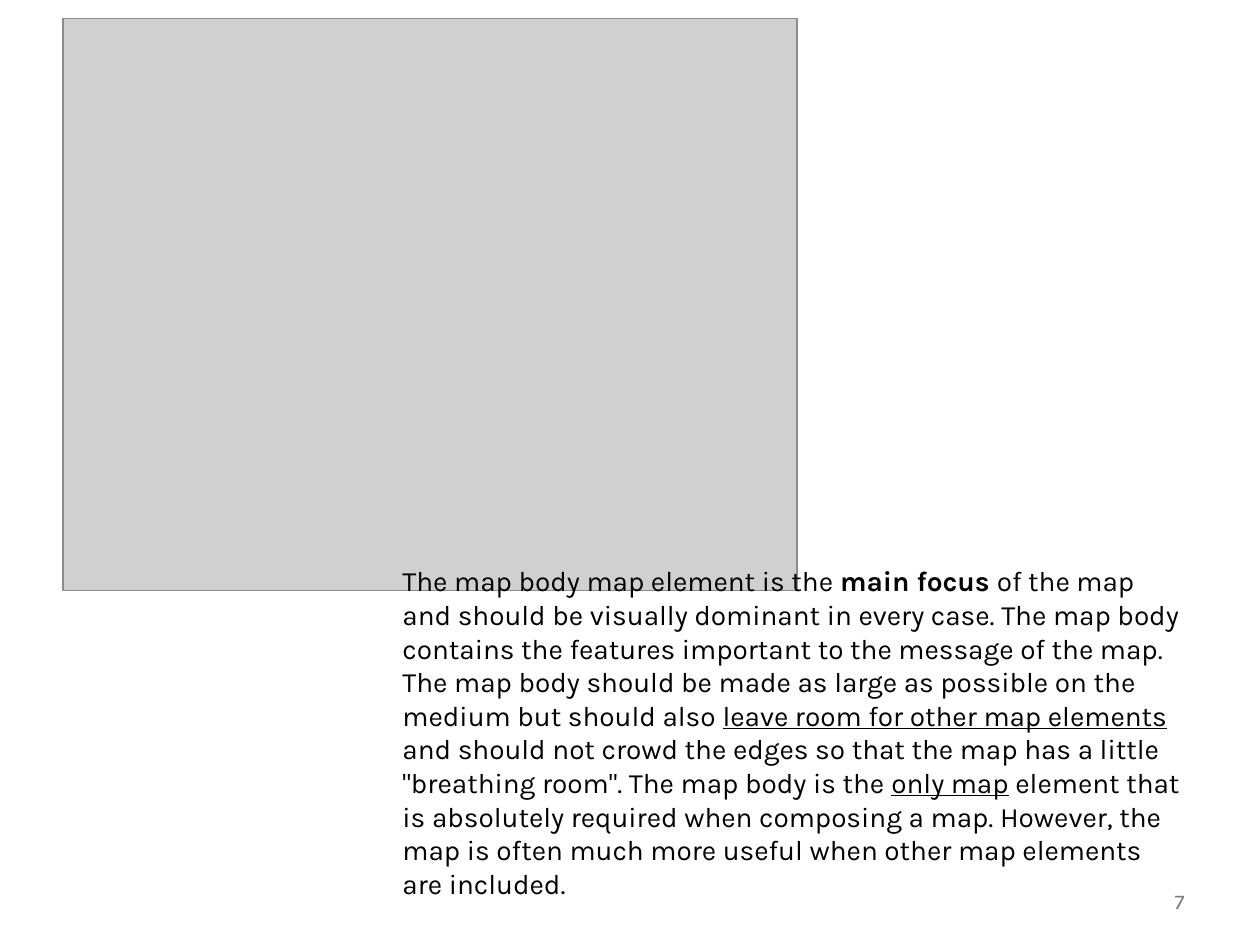
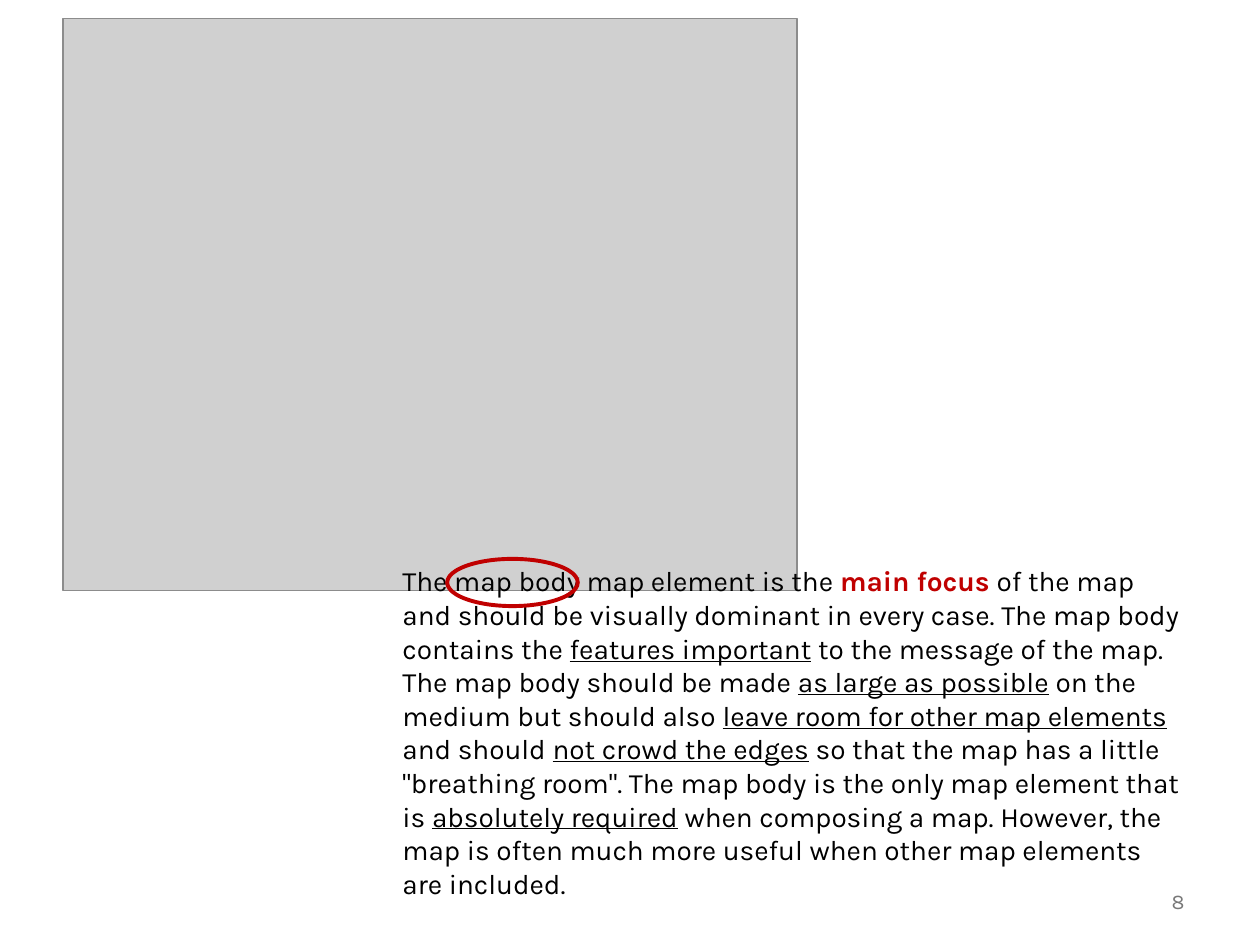
Before and after one commit to abuabara/abuabara.github.io, a slide deck: slide 8 of DAEN489S26/week11_slides.pptx (slide 7 before the commit). Drawn at 1260x945 pixels with LibreOffice and Linux fonts; fonts in the diff are those of the drawing; grey boxes stand for pictures. Boxes give left, top, right and bottom in pixels: in the first picture for what was removed or moved away, otherwise in the second. Text is boxed around its words. In the diff, an @@ line names an element or a change of style, - is before the commit and + after.

```diff
--- a/DAEN489S26/week11_slides.pptx
+++ b/DAEN489S26/week11_slides.pptx
@@ text "The map body map element ..." at <box>402,566,1179,867</box>: text colour #000000 to #C00000 in "main focus"; underline on in "features important as large as possible not ..."; underline off in "only map" @@
@@ ellipse added at <box>447,559,578,606</box>, outline #C00000 2.25 pt @@
@@ page number at <box>1172,895,1185,909</box>: text changed @@
-7
+8
```
Also in this commit, not shown: 1 other slide changed, 1 slide added.
